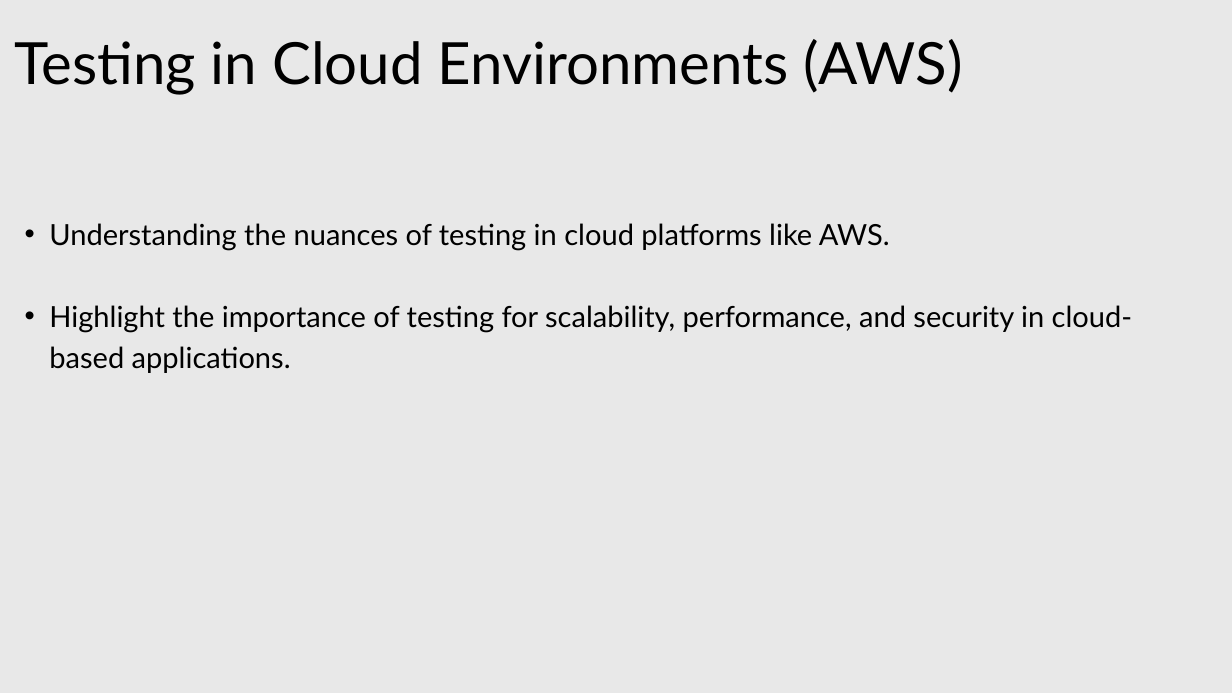
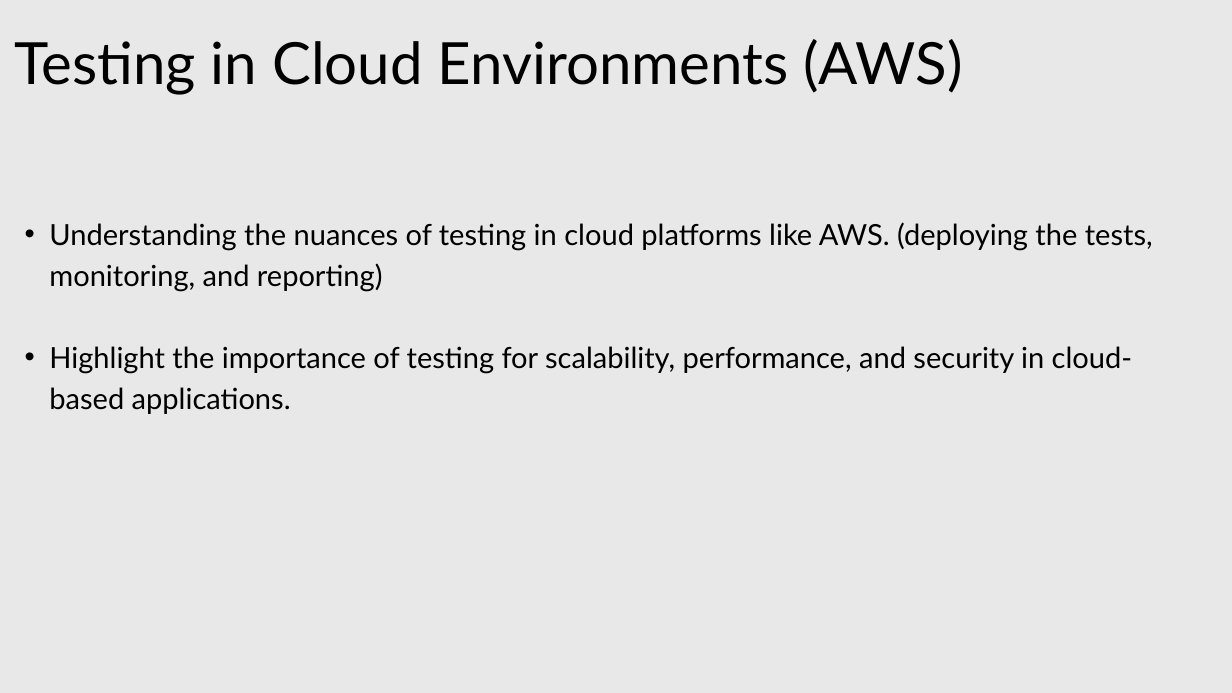
Before and after one commit to tranphuquy19/QA-DevOps-training, a slide deck: slide 11 of DevOps Principles and Practices for QA Professionals.pptx. Drawn at 1232x693 pixels with LibreOffice and Linux fonts; fonts in the diff are those of the drawing. Boxes give left, top, right and bottom in pixels: in the first picture for what was removed or moved away, otherwise in the second. Text is boxed around its words. In the diff, an @@ line names an element or a change of style, - is before the commit and + after.

```diff
--- a/DevOps Principles and Practices for QA Professionals.pptx
+++ b/DevOps Principles and Practices for QA Professionals.pptx
@@ text at (x1=49, y1=222, x2=1153, y2=292): text changed @@
-  • Understanding the nuances of testing in cloud platforms like AWS.
+  • Understanding the nuances of testing in cloud platforms like AWS. (deploying the tests, monitoring, and reporting)
```
Also in this commit, not shown: 1 other slide changed, 28 slides added, 18 other files.
